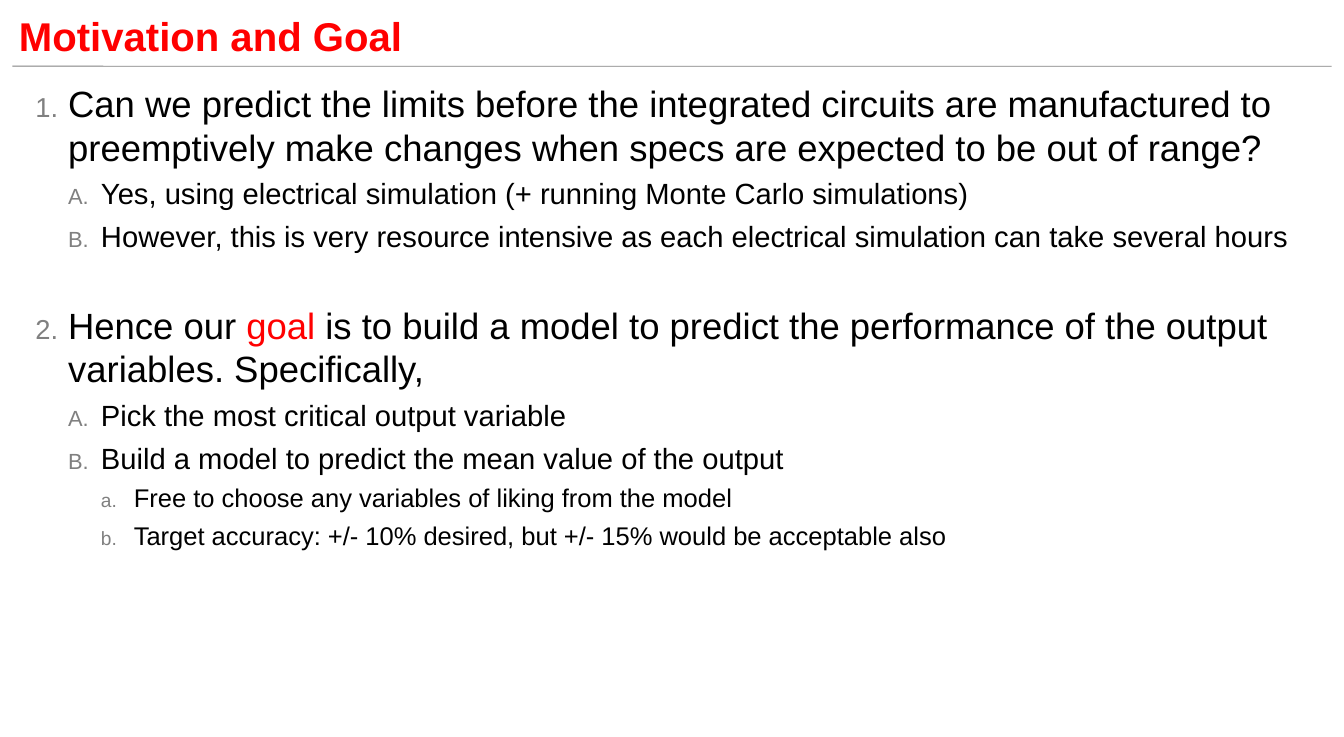
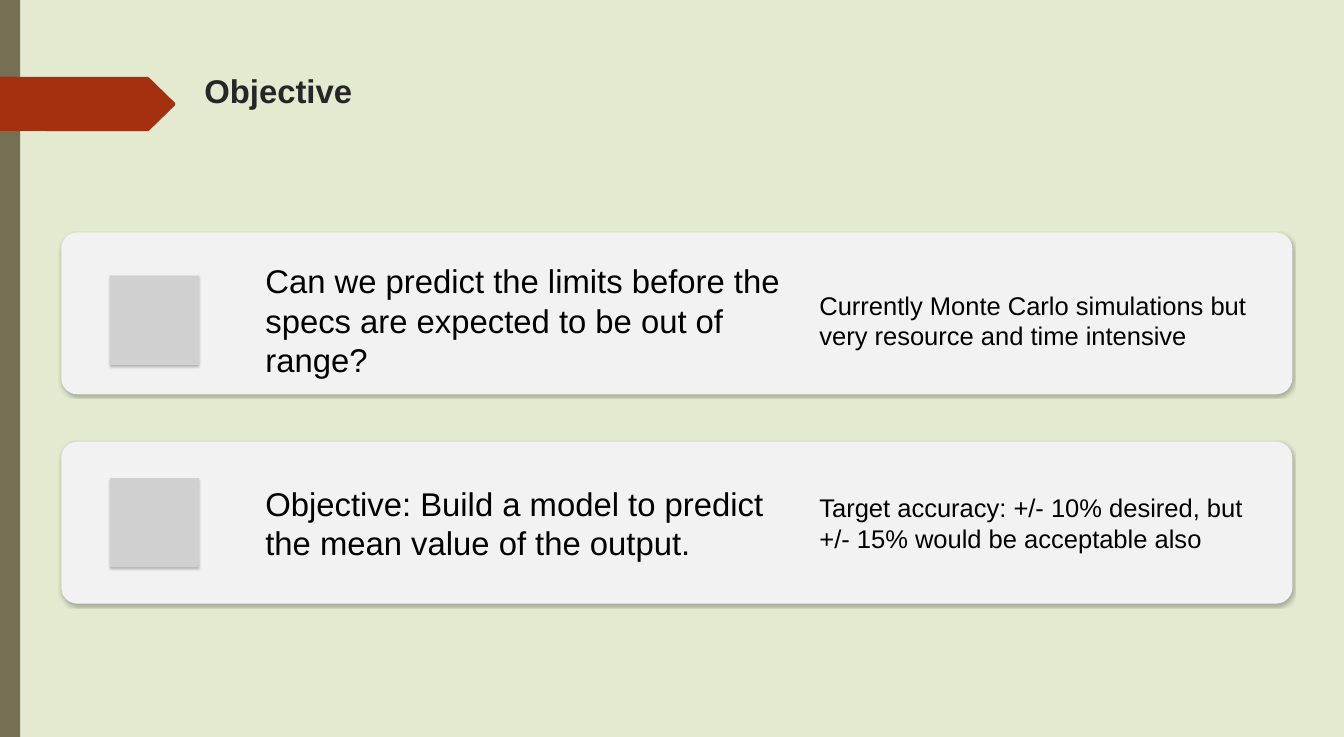
Before and after one commit to ngupta23/DS6372-PredictingPerformanceIntegratedCircuits1, a slide deck: slide 4 of Presentation/MSDS6372_Project1_Presentation.pptx. Drawn at 1344x737 pixels with LibreOffice and Linux fonts; fonts in the diff are those of the drawing; grey boxes stand for pictures. Boxes give left, top, right and bottom in pixels: in the first picture for what was removed or moved away, otherwise in the second. Text is boxed around its words. In the diff, an @@ line names an element or a change of style, - is before the commit and + after.

```diff
--- a/Presentation/MSDS6372_Project1_Presentation.pptx
+++ b/Presentation/MSDS6372_Project1_Presentation.pptx
@@ background #FFFFFF to gradient #FFFFFF to #DFE8C4 @@
@@ rectangle added at [0, 0, 1344, 737], fill #E3EACF @@
@@ rectangle added at [0, 0, 20, 737], fill #766F54 @@
@@ freeform shape added at [0, 77, 175, 131], fill #A53010 @@
@@ line removed from (12, 66) to (1332, 66) @@
@@ title "Objective" at [204, 79, 352, 109]: vertical alignment middle to top @@
@@ title at [204, 79, 352, 109]: text changed; size 44 to 36 pt; text colour #FF0000 to #262626 @@
-Motivation and Goal
+Objective
@@ text removed at [68, 90, 1288, 551] @@
-1. Can we predict the limits before the integrated circuits are manufactured to preemptively make changes when specs are expected to be out of range?
-  A. Yes, using electrical simulation (+ running Monte Carlo simulations)
-  B. However, this is very resource intensive as each electrical simulation can take several hours
-2. Hence our goal is to build a model to predict the performance of the output variables. Specifically,
-  A. Pick the most critical output variable
-  B. Build a model to predict the mean value of the output
-    a. Free to choose any variables of liking from the model
-    b. Target accuracy: +/- 10% desired, but +/- 15% would be acceptable also
@@ group added at [61, 232, 1292, 604]: 4 texts, 2 rounded rectangles, 2 pictures @@
+Can we predict the limits before the specs are expected to be out of range?
+Currently Monte Carlo simulations but very resource and time intensive
+Objective: Build a model to predict the mean value of the output.
+Target accuracy: +/- 10% desired, but +/- 15% would be acceptable also
@@ group added at [0, 276, 156, 737]: 5 freeform shapes @@
@@ group added at [3, 0, 158, 736]: 5 freeform shapes @@
```
Also in this commit, not shown: 20 other slides changed, 25 other files.
